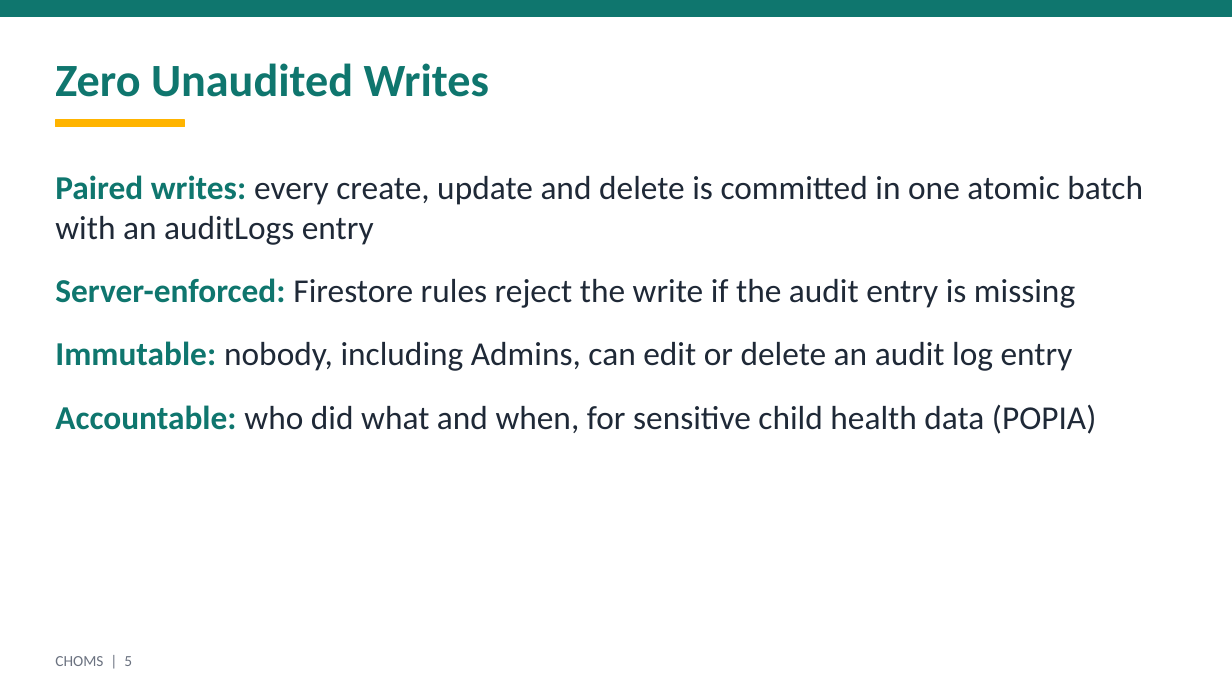
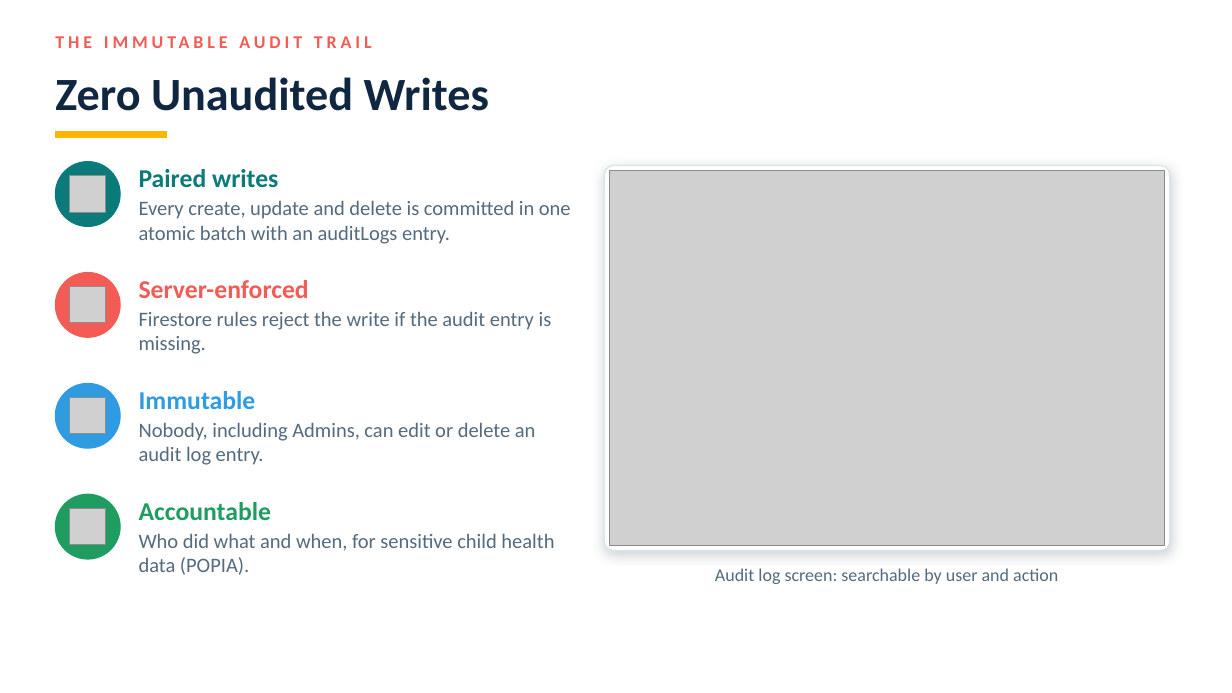
Before and after one commit to Olwethu7/choms-group-work, a slide deck: slide 6 of choms-suite/docs/presentation/CHOMS_Presentation.pptx (slide 5 before the commit). Drawn at 1232x693 pixels with LibreOffice and Linux fonts; fonts in the diff are those of the drawing; grey boxes stand for pictures; background and template pictures are left out. Boxes give left, top, right and bottom in pixels: in the first picture for what was removed or moved away, otherwise in the second. Text is boxed around its words. In the diff, an @@ line names an element or a change of style, - is before the commit and + after.

Commit message:
Redesign presentation to match website: illustrations, icons, screenshots

```diff
--- a/choms-suite/docs/presentation/CHOMS_Presentation.pptx
+++ b/choms-suite/docs/presentation/CHOMS_Presentation.pptx
@@ rectangle removed at [0,0,1232,17] @@
@@ text "Zero Unaudited Writes": place and size @@
-text "Zero Unaudited Writes" at [55,63,489,97]
+text "Zero Unaudited Writes" at [55,77,489,111]
@@ text "Zero Unaudited Writes" at [55,77,489,111]: text colour #0F766E to #0F2740 @@
@@ rectangle: place and size @@
-rectangle at [55,120,185,127]
+rectangle at [55,131,166,138]
@@ text removed at [55,175,1143,434] @@
-• Paired writes: every create, update and delete is committed in one atomic batch with an auditLogs entry
-• Server-enforced: Firestore rules reject the write if the audit entry is missing
-• Immutable: nobody, including Admins, can edit or delete an audit log entry
-• Accountable: who did what and when, for sensitive child health data (POPIA)
@@ ellipse added at [55,162,120,226], fill #0B7A7A, outline #0B7A7A 1 pt @@
@@ picture added at [69,176,105,212] @@
@@ text added at [139,169,278,188], 20 pt, text #0B7A7A, bold @@
+Paired writes
@@ rounded rectangle added at [604,165,1170,551], fill #FFFFFF, outline #D8E5E9 1 pt @@
@@ picture added at [610,171,1165,545] @@
@@ text added at [139,200,571,244], 16 pt, text #546B7E @@
+Every create, update and delete is committed in one atomic batch with an auditLogs entry.
@@ ellipse added at [55,273,120,337], fill #F25C54, outline #F25C54 1 pt @@
@@ picture added at [69,287,105,323] @@
@@ text added at [139,280,309,298], 20 pt, text #F25C54, bold @@
+Server-enforced
@@ text added at [139,311,552,354], 16 pt, text #546B7E @@
+Firestore rules reject the write if the audit entry is missing.
@@ text added at [314,311,485,326], 14 pt, text #F25C54, bold @@
+THE IMMUTABLE AUDIT TRAIL
@@ ellipse added at [55,384,120,448], fill #2F9BE0, outline #2F9BE0 1 pt @@
@@ picture added at [69,397,105,433] @@
@@ text added at [139,391,256,409], 20 pt, text #2F9BE0, bold @@
+Immutable
@@ text added at [139,422,536,465], 16 pt, text #546B7E @@
+Nobody, including Admins, can edit or delete an audit log entry.
@@ ellipse added at [55,494,120,559], fill #1F9D60, outline #1F9D60 1 pt @@
@@ picture added at [69,508,105,544] @@
@@ text added at [139,502,272,520], 20 pt, text #1F9D60, bold @@
+Accountable
@@ text added at [139,533,554,575], 16 pt, text #546B7E @@
+Who did what and when, for sensitive child health data (POPIA).
@@ text added at [715,568,1058,584], 14 pt, text #546B7E @@
+Audit log screen: searchable by user and action
@@ text removed at [55,656,132,666] @@
-CHOMS | 5
```
Also in this commit, not shown: 10 other slides changed, 2 slides added, 1 other file.
